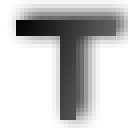
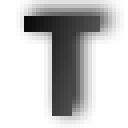
Layers edited between the first and the second 128 × 128 image:
added layer "T" above "图层 1" over [left=24, top=16, right=100, bottom=116]
hid "图层 1" over [left=16, top=20, right=116, bottom=120]
